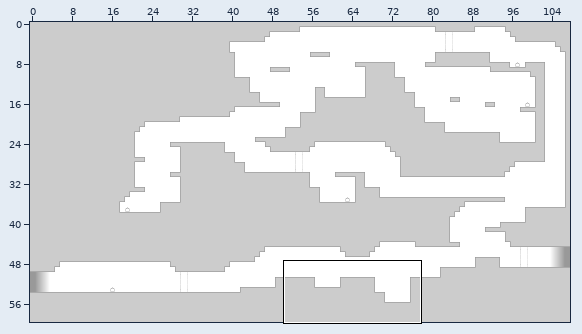
One commit to this Tiled map: KoboldKit/Super_Stick_Spy/Resources/Demo/DemoStage001.tmx. Above: a wide view before the commit, with the close-up outlined.
Close-up. The starting point:
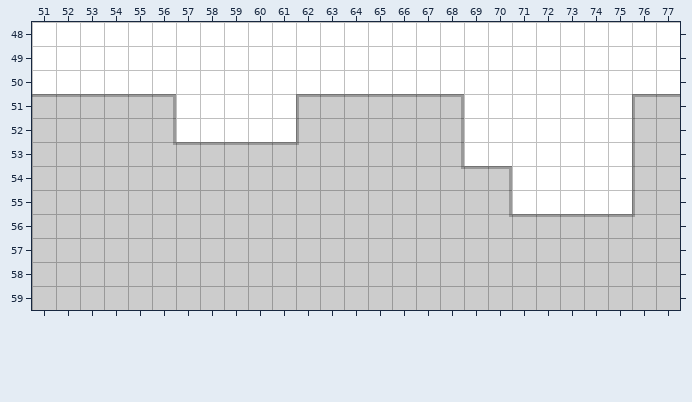
Cells are 16x16 px. Shown: x 51..77, y 48..59. The commit also changed other parts of the map, which this record leaves out. Tiles whose own drawing changed are shown in their newer look in all pictures.
Once edited:
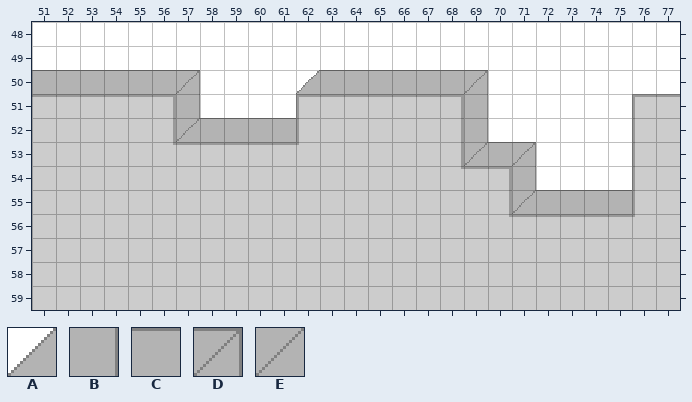
Key: from "Tileset_Geometry_16x16_256": A 101, B 102, C 103, D 104, E 119.
_ is an empty cell, . an unchanged one.
Change:
--- layer "sublayer"
@@ x 51..75 @@
-50 _______....________......
-51 ......_..........._......
-52 ......_____......._......
-53 ..................___....
-54 ...................._....
-55 ...................._____
+50 CCCCCCD....ACCCCCCD......
+51 ......B...........B......
+52 ......ECCCC.......B......
+53 ..................ECD....
+54 ....................B....
+55 ....................ECCCC
Pixel boxes of the changes (left, top, right, bottom) in both close-ups:
added: (32, 70, 296, 142)
added: (296, 70, 632, 214)
